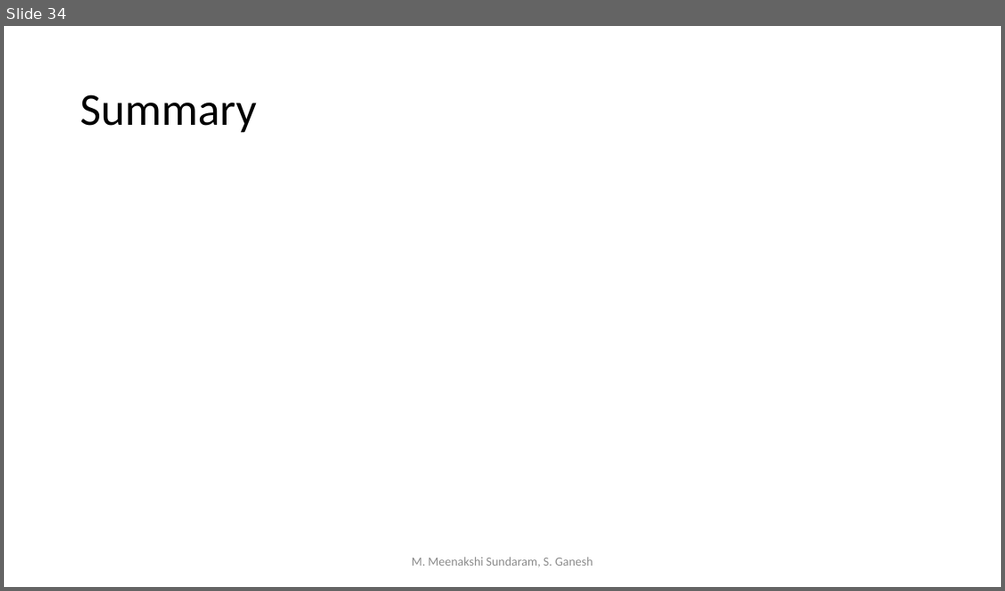
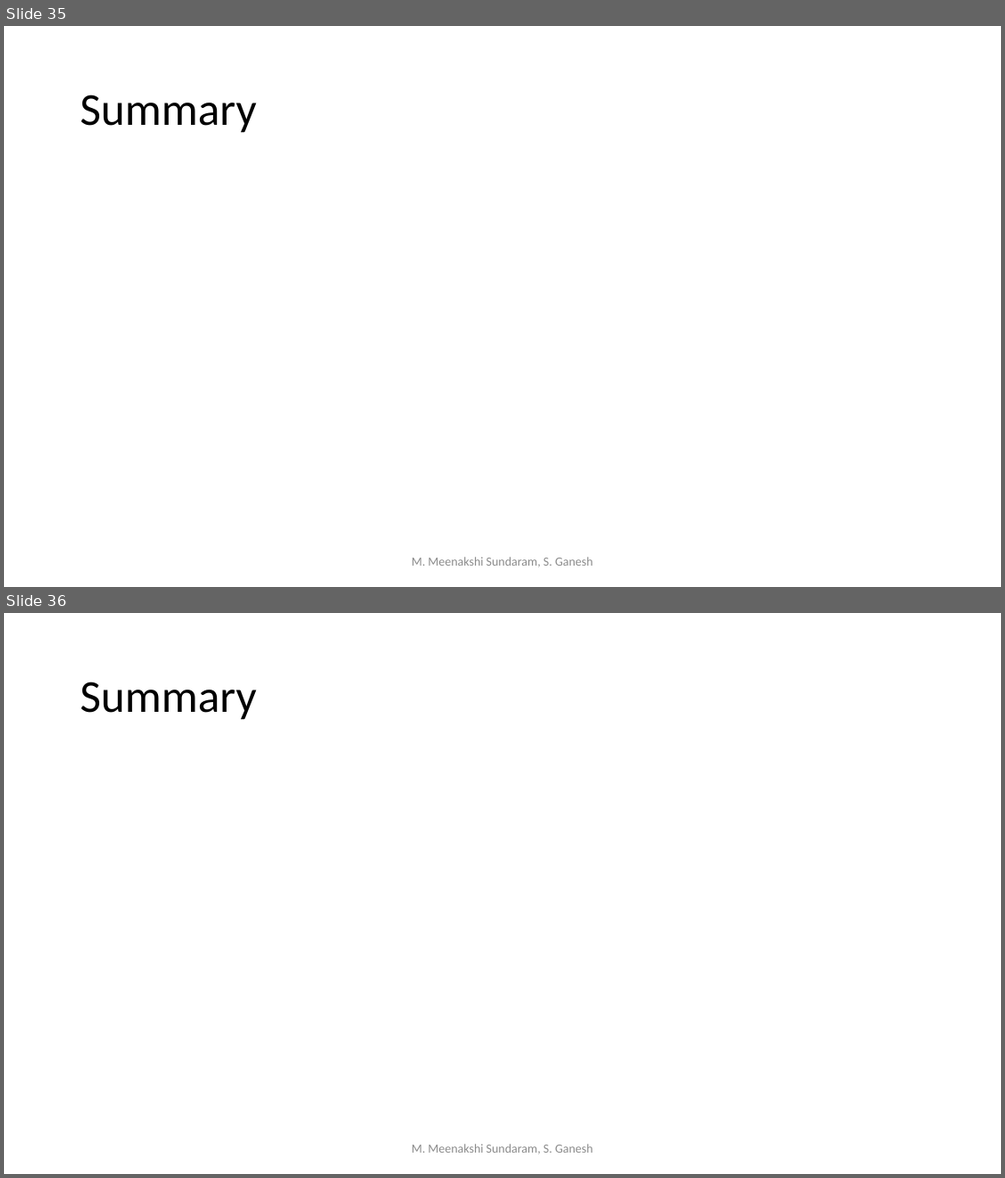
Before and after one commit to meenakshsundaram/AIML, a slide deck: Notes/Decision_Trees.pptx. Shown one above the other, each under a label of ours: slide 34 before the commit, slides 35 and 36 after it. The pictures are 1005x591 and 1005x1178 pixels, drawn with LibreOffice and Linux fonts; fonts in the diff are those of the drawing; grey boxes stand for pictures. Boxes give left, top, right and bottom in pixels: in the first picture for what was removed or moved away, otherwise in the second. Text is boxed around its words. In the diff, an @@ line names an element or a change of style, - is before the commit and + after.

```diff
--- a/Notes/Decision_Trees.pptx
+++ b/Notes/Decision_Trees.pptx
@@ slide 36 added at <box>4,613,1001,1174</box>, background #FFFFFF @@
@@ title added at <box>80,682,256,720</box>, 44 pt, text #000000 @@
+Summary
@@ text added at <box>412,1143,593,1154</box>, 12 pt, text #8C8C8C @@
+M. Meenakshi Sundaram, S. Ganesh
@@ what was slide 34 is now slide 35 @@
```
Also in this commit, not shown: 2 slides changed, 1 other slide added, 21 other files.
